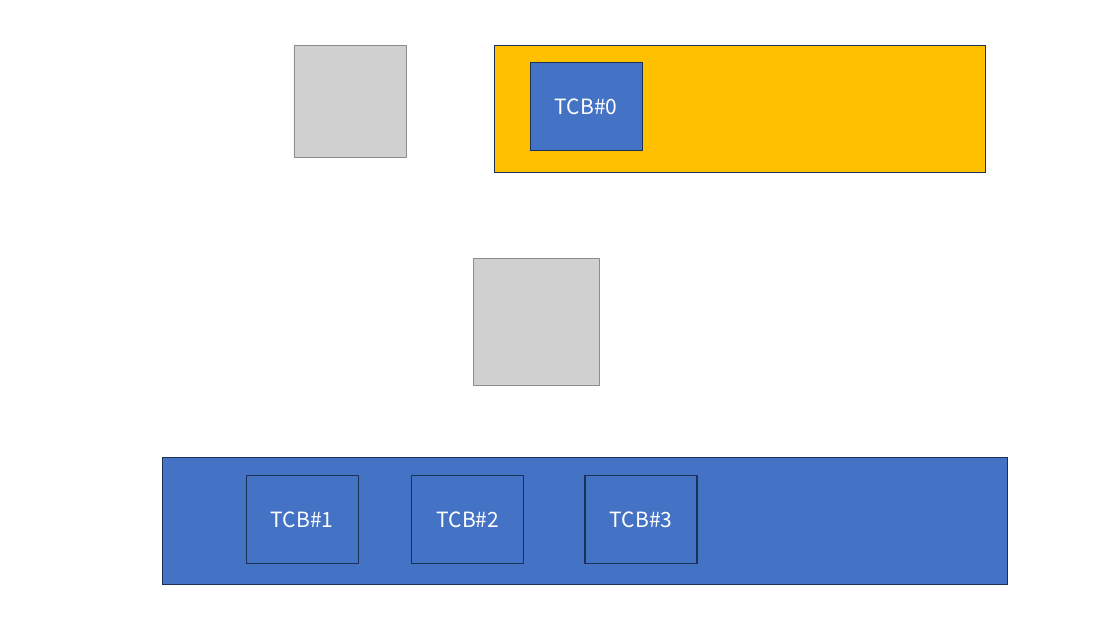
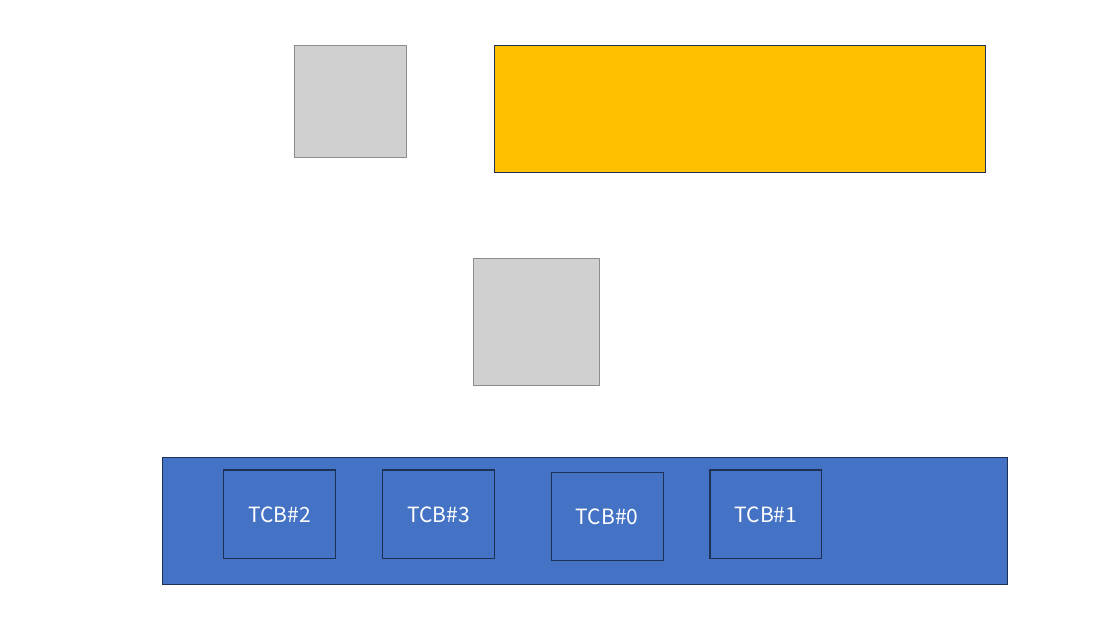
Before and after one commit to Baskervir/simcoding_jm, a slide deck: slide 20 of hy/수업자료/6주차 멀티쓰레딩/Multi Threading.pptx (slide 14 before the commit). Drawn at 1120x630 pixels with LibreOffice and Linux fonts; fonts in the diff are those of the drawing; grey boxes stand for pictures. Boxes give left, top, right and bottom in pixels: in the first picture for what was removed or moved away, otherwise in the second. Text is boxed around its words. In the diff, an @@ line names an element or a change of style, - is before the commit and + after.

```diff
--- a/hy/수업자료/6주차 멀티쓰레딩/Multi Threading.pptx
+++ b/hy/수업자료/6주차 멀티쓰레딩/Multi Threading.pptx
@@ rectangle "TCB#2": place and size @@
-rectangle "TCB#2" at <box>412,476,523,564</box>
+rectangle "TCB#2" at <box>223,471,335,559</box>
@@ rectangle "TCB#3": place and size @@
-rectangle "TCB#3" at <box>585,476,697,564</box>
+rectangle "TCB#3" at <box>382,471,494,559</box>
@@ rectangle "TCB#0": place and size @@
-rectangle "TCB#0" at <box>530,62,642,150</box>
+rectangle "TCB#0" at <box>551,472,663,560</box>
@@ rectangle "TCB#1": place and size @@
-rectangle "TCB#1" at <box>246,476,358,564</box>
+rectangle "TCB#1" at <box>710,471,822,559</box>
```
Also in this commit, not shown: 5 other slides changed, 15 slides added, 1 slide removed, 7 other files.
